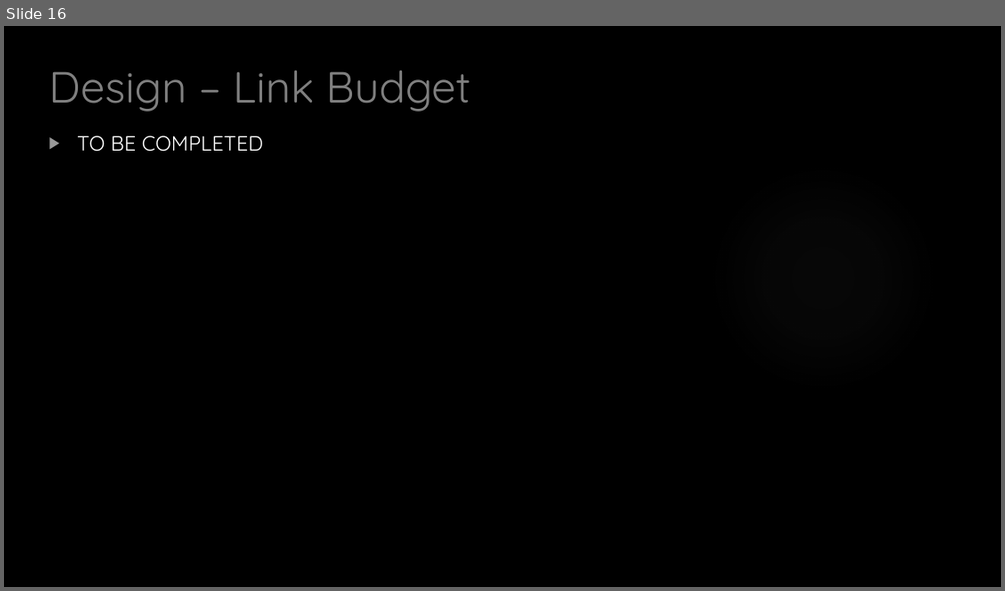
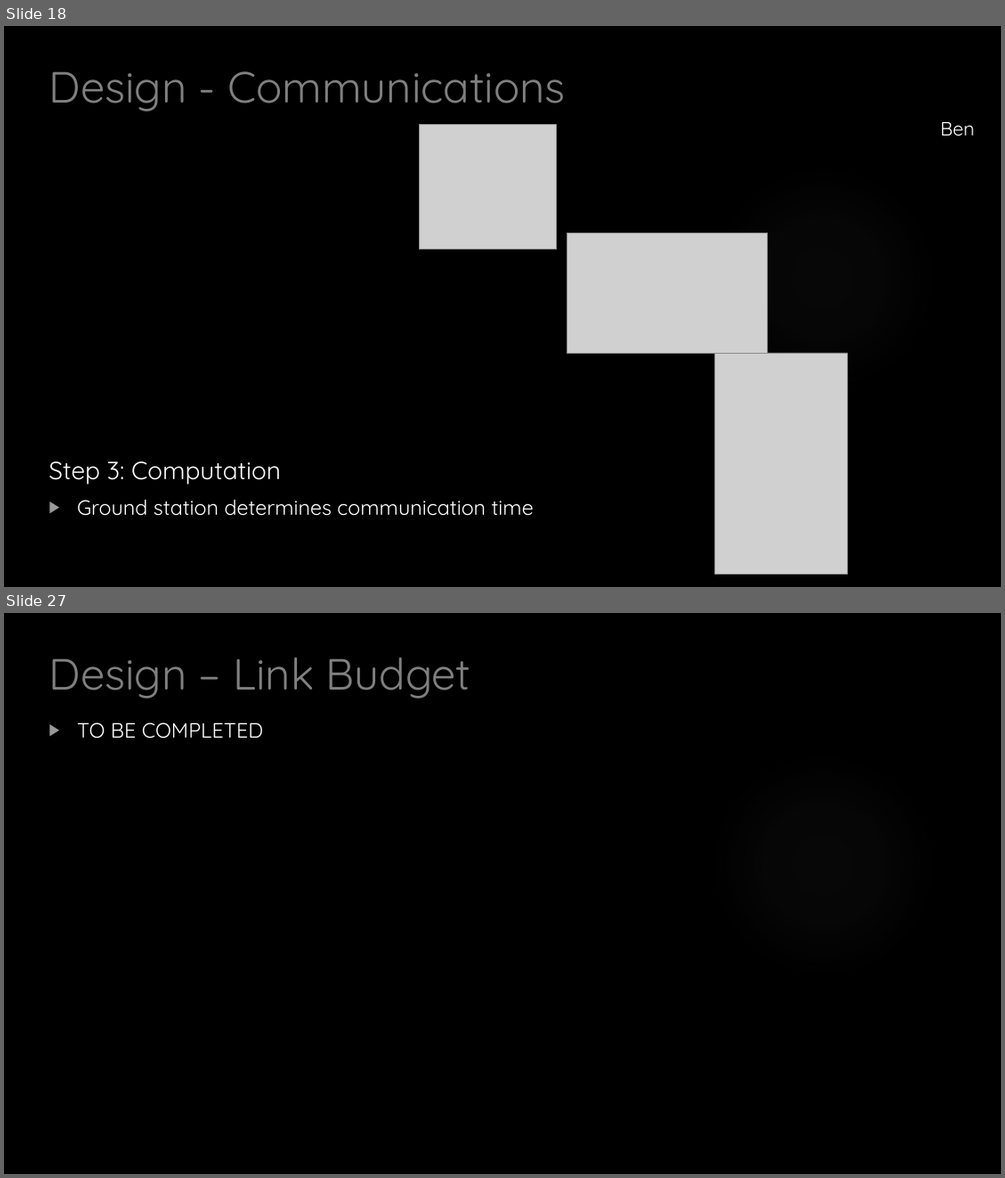
Before and after one commit to HASP-UMN/CubeSat, a slide deck: Presentations/CDR_Presentation.pptx. Shown one above the other, each under a label of ours: slide 16 before the commit, slides 18 and 27 after it; the slides between them are not shown. The pictures are 1005x591 and 1005x1178 pixels, drawn with LibreOffice and Linux fonts; fonts in the diff are those of the drawing; grey boxes stand for pictures; background and template pictures are left out. Boxes give left, top, right and bottom in pixels: in the first picture for what was removed or moved away, otherwise in the second. Text is boxed around its words. In the diff, an @@ line names an element or a change of style, - is before the commit and + after.

```diff
--- a/Presentations/CDR_Presentation.pptx
+++ b/Presentations/CDR_Presentation.pptx
@@ slide 18 added at (4,26,1001,587), background picture (left out); not listed: 1 template element that a slide beside it also shows @@
@@ title added at (48,71,566,111), 42 pt, text #808080 @@
+Design - Communications
@@ picture added at (420,125,557,249) @@
@@ text added at (940,122,974,136), 18.5 pt, text #FFFFFF @@
+Ben
@@ picture added at (567,233,768,354) @@
@@ picture added at (715,353,847,574) @@
@@ text added at (48,461,534,516), 20 pt, text #FFFFFF @@
+Step 3: Computation
+▶ Ground station determines communication time
@@ what was slide 16 is now slide 27 @@
```
Also in this commit, not shown: 10 other slides added, 3 other files.
